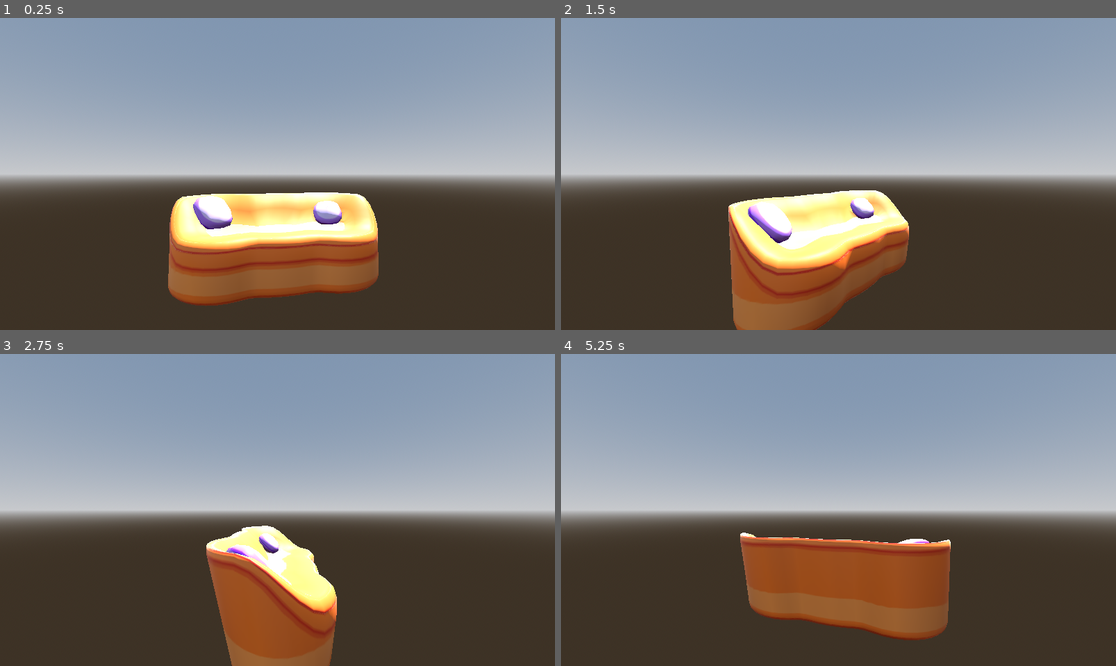
Above: before the commit, frames 1-4 (two rows, left to right).
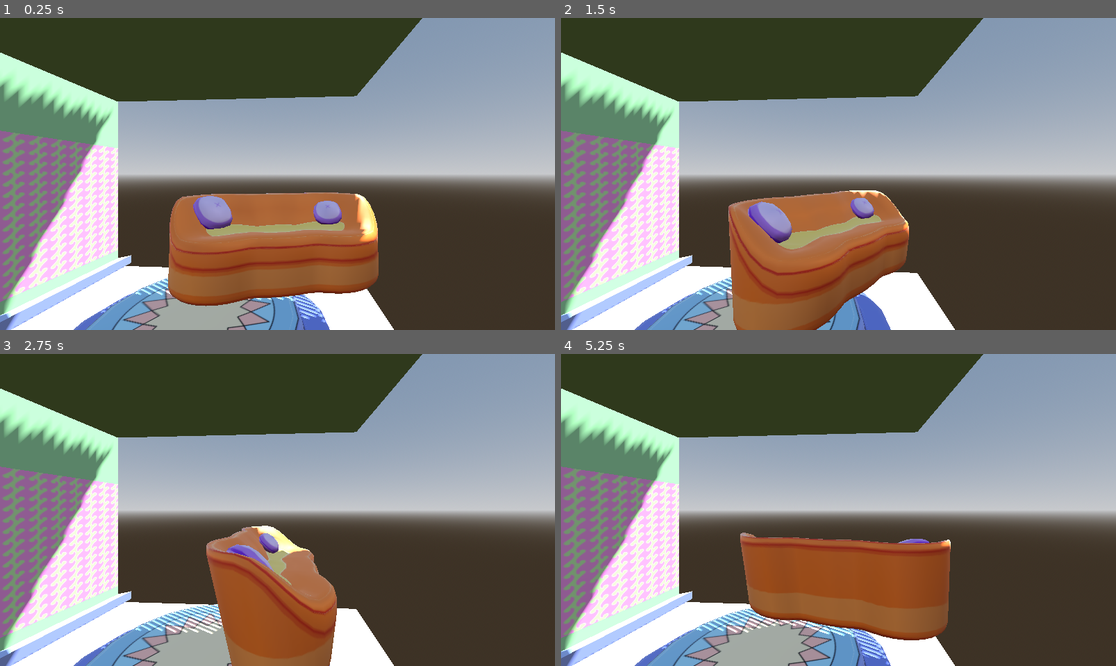
Above: after the commit, the same moments.

Repository: ZenRepublic/FurniShop
Game: Godot game, scene res://Nodes/Main.tscn
Two runs of this game, one before a commit and one after it. Both use one fixed random seed, a clock stepped at 60 frames per second and the inputs below.
Inputs (mouse positions are in pixels of both pictures, inside the frame that each line leads up to):
- Up to frame 1 (0.25 s): no input
- Up to frame 2 (1.5 s): move the mouse to (960, 158) at 0.52 s; click (960, 158) at 0.67 s; move the mouse to (727, 189) at 1.27 s; click (727, 189) at 1.42 s
- Up to frame 3 (2.75 s): move the mouse to (333, 441) at 2.02 s; click (333, 441) at 2.17 s
- Up to frame 4 (5.25 s): move the mouse to (810, 572) at 2.77 s; click (810, 572) at 2.92 s; move the mouse to (1005, 556) at 3.52 s; click (1005, 556) at 3.67 s; move the mouse to (672, 463) at 4.27 s; click (672, 463) at 4.42 s; move the mouse to (866, 510) at 5.02 s; click (866, 510) at 5.17 s

The runs differ from the first frame. In frame 1, 45% of the frame differs, in the area x 0-77%, y 0-100%; in frame 2, 44%; in frame 3, 42%; in frame 4, 41%.

Commit message:
added studio

Diff:
--- a/Nodes/Main.tscn
+++ b/Nodes/Main.tscn
@@ -1,6 +1,7 @@
-[gd_scene load_steps=5 format=3 uid="uid://ccwb727nrg2n5"]
+[gd_scene load_steps=6 format=3 uid="uid://ccwb727nrg2n5"]
 
 [ext_resource type="PackedScene" uid="uid://bsf8mcltnkc4u" path="res://Nodes/asset_inspector.tscn" id="1_tjybi"]
+[ext_resource type="PackedScene" path="res://Models/studio.glb" id="2_bh4v8"]
 
 [sub_resource type="ProceduralSkyMaterial" id="ProceduralSkyMaterial_3r15n"]
 sky_horizon_color = Color(0.64625, 0.65575, 0.67075, 1)
@@ -33,3 +34,6 @@
 
 [node name="Camera3D" type="Camera3D" parent="."]
 transform = Transform3D(1, 0, 0, 0, 1, 0, 0, 0, 1, 0, 1.278, 2.483)
+
+[node name="studio" parent="." instance=ExtResource("2_bh4v8")]
+transform = Transform3D(0.966734, 0, -0.255783, 0, 1, 0, 0.255783, 0, 0.966734, -0.932925, -0.773719, 0.00944924)
Binary file added: Models/studio.glb
Not shown, added: Models/studio.glb.import
Binary file added: Models/studio_StatuePodium-StatuePodium.png
Not shown, added: Models/studio_StatuePodium-StatuePodium.png.import
Binary file added: Models/studio_StudioWall2.png
Not shown, added: Models/studio_StudioWall2.png.import
